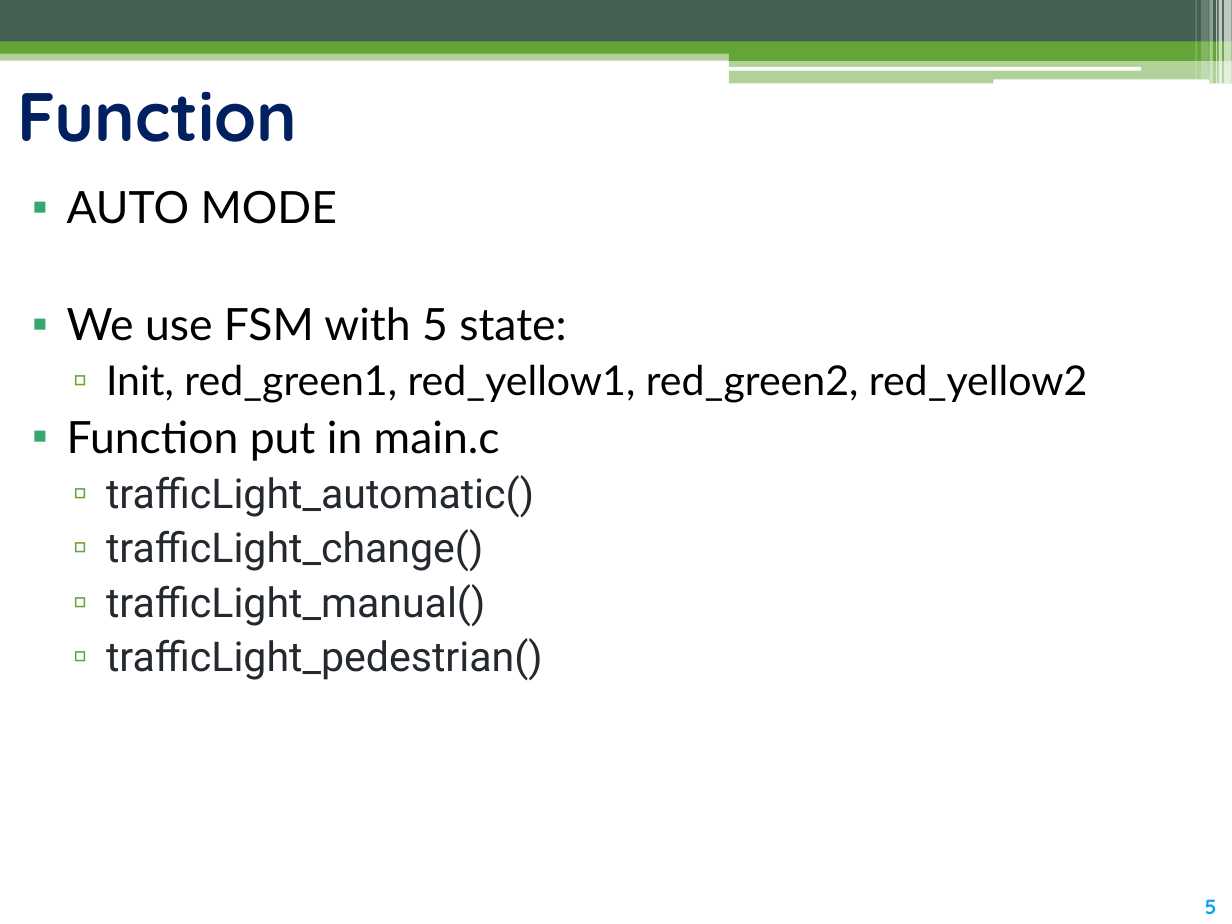
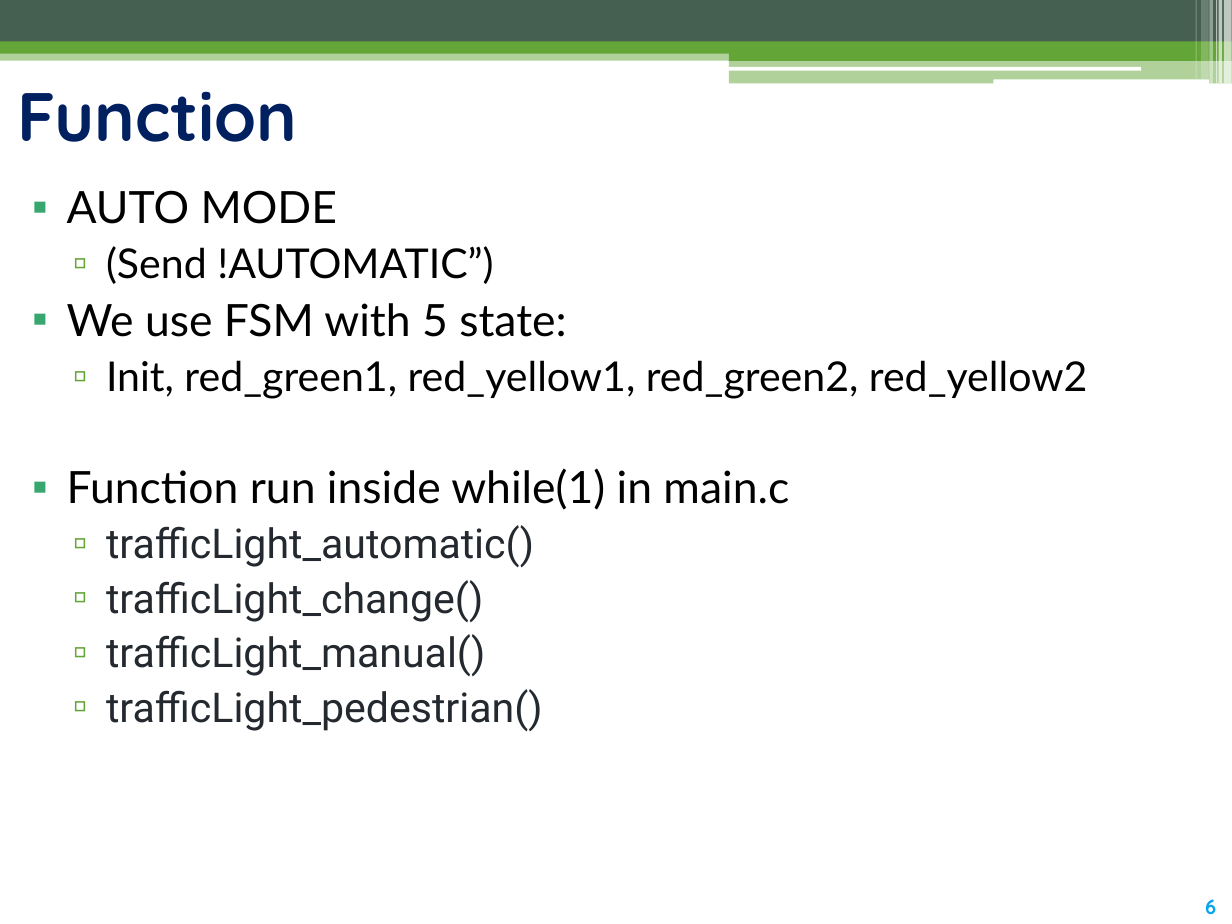
Before and after one commit to thoriumrabbit/CO3009_MCU_PROJECT-1, a slide deck: slide 6 of [MCU] AssignmentProject.pptx (slide 5 before the commit). Drawn at 1232x924 pixels with LibreOffice and Linux fonts; fonts in the diff are those of the drawing. Boxes give left, top, right and bottom in pixels: in the first picture for what was removed or moved away, otherwise in the second. Text is boxed around its words. In the diff, an @@ line names an element or a change of style, - is before the commit and + after.

```diff
--- a/[MCU] AssignmentProject.pptx
+++ b/[MCU] AssignmentProject.pptx
@@ text at [106, 246, 493, 284]: paragraph added @@
+  ▫ (Send !AUTOMATIC”)
@@ text at [67, 468, 789, 510]: text changed @@
-▪ Function put in main.c
+▪ Function run inside while(1) in main.c
@@ page number at [1205, 899, 1216, 915]: text changed @@
-5
+6
```
Also in this commit, not shown: 2 other slides changed, 3 slides added.
